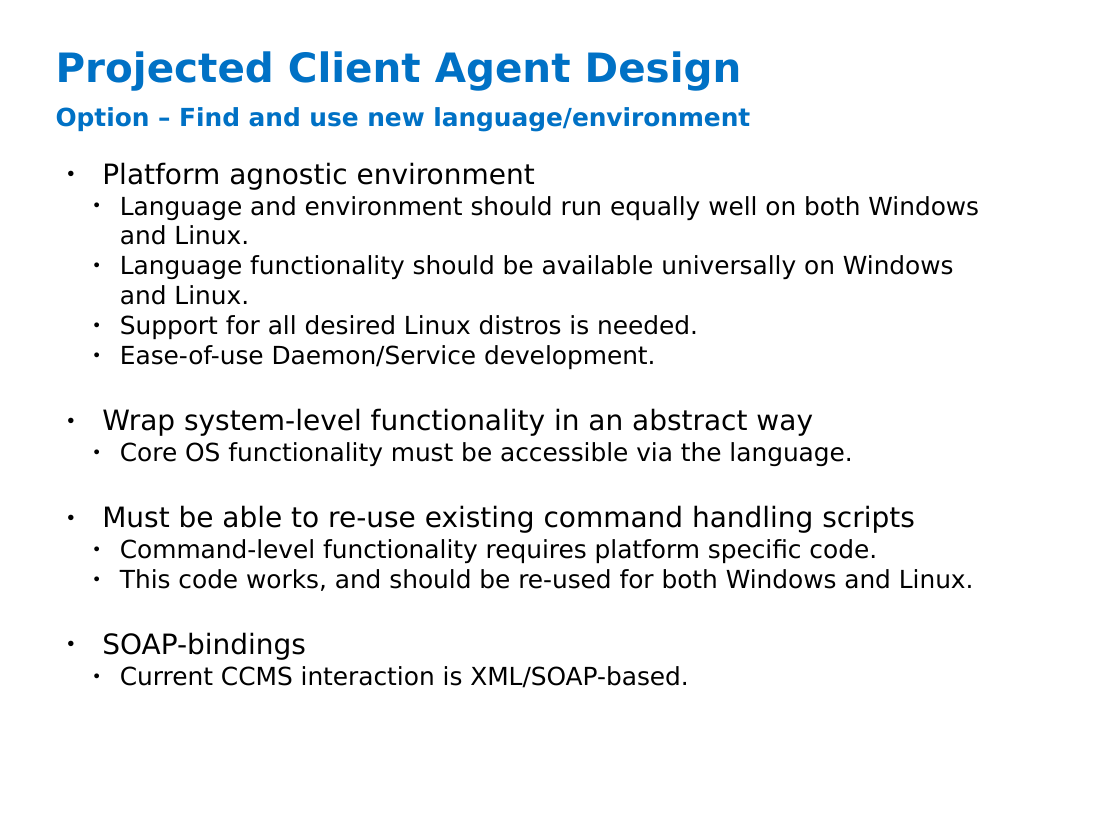
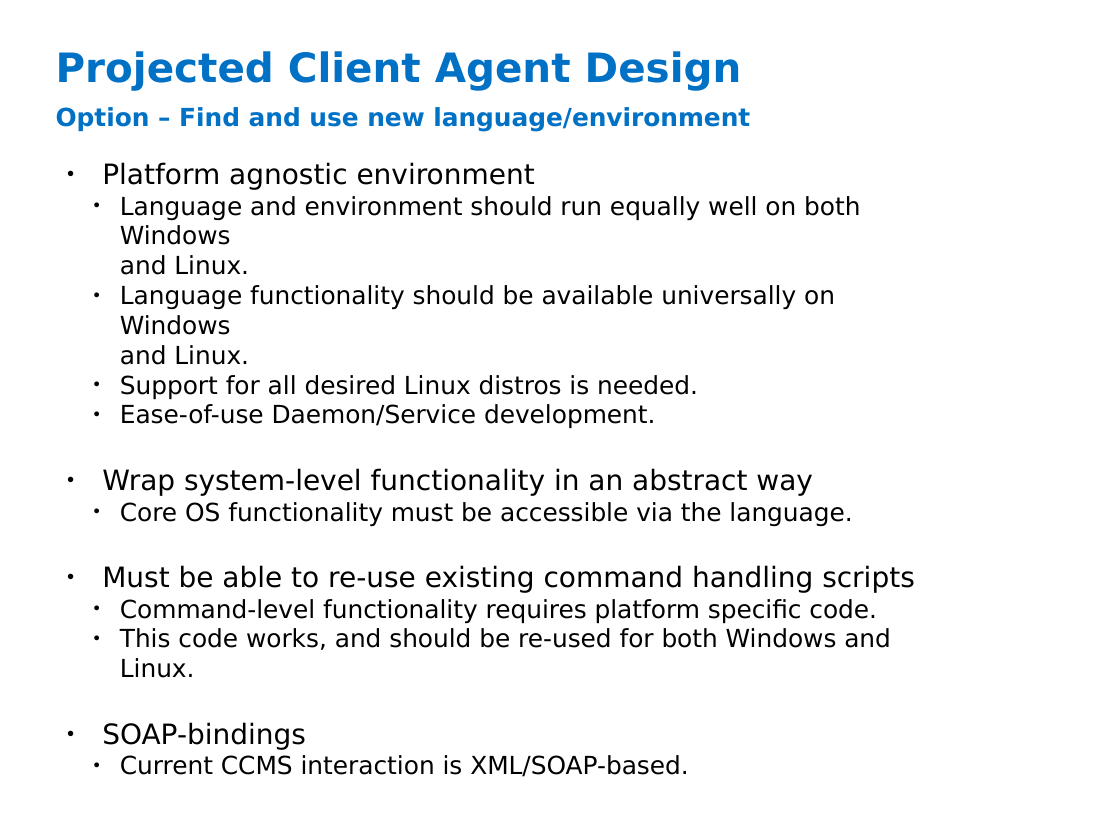
Before and after one commit to criswell/uca-gpl, a slide deck: slide 13 of docs/presentations/Unified_Codebase.odp. Drawn at 1120x840 pixels with LibreOffice and Linux fonts; fonts in the diff are those of the drawing; background and template pictures are left out. Boxes give left, top, right and bottom in pixels: in the first picture for what was removed or moved away, otherwise in the second. Text is boxed around its words. In the diff, an @@ line names an element or a change of style, - is before the commit and + after.

Commit message:
more doc work

```diff
--- a/docs/presentations/Unified_Codebase.odp
+++ b/docs/presentations/Unified_Codebase.odp
@@ text "Platform agnostic environment" rewrapped from [102,162,979,688] to [102,162,915,777] @@
```
Also in this commit, not shown: 5 other slides changed.
